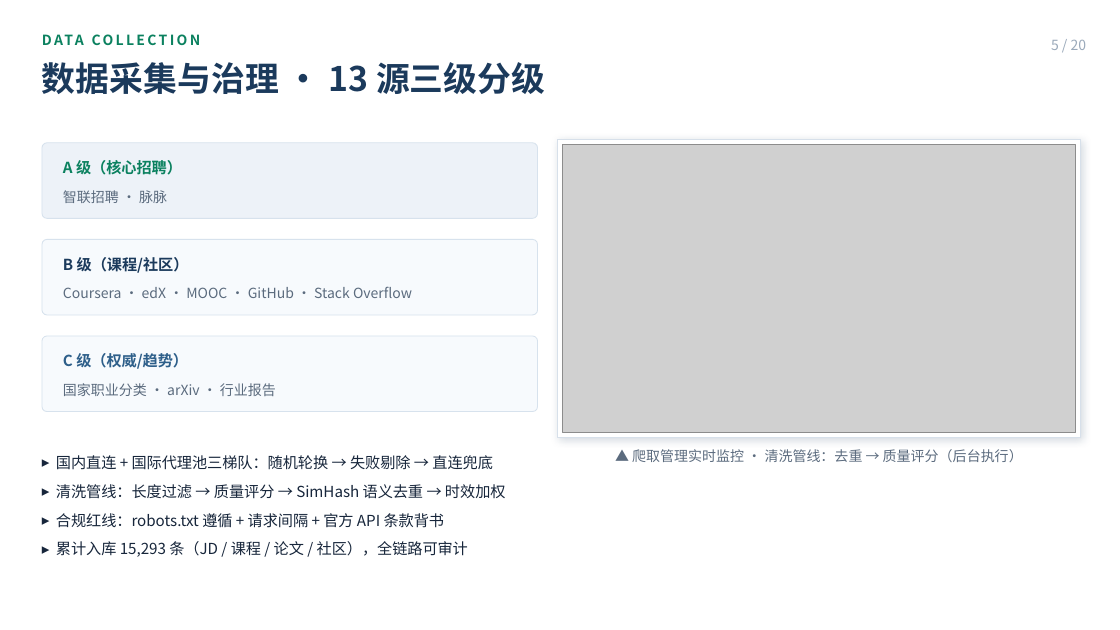
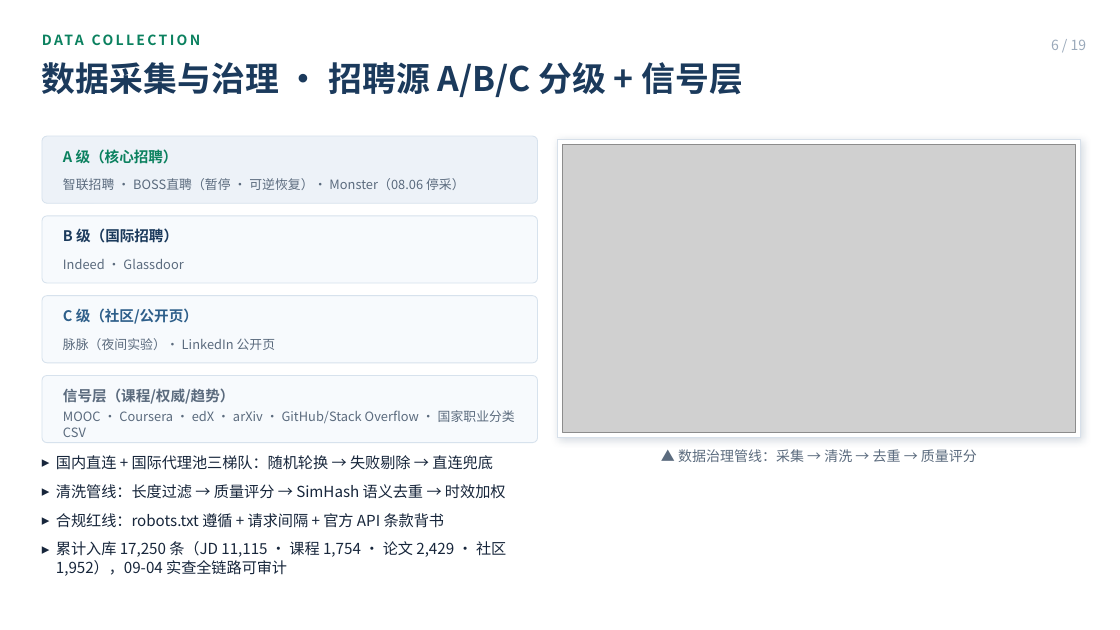
Before and after one commit to Sanksu/zhigang-compass, a slide deck: slide 6 of docs/m5/智岗罗盘_答辩PPT_终稿.pptx (slide 5 before the commit). Drawn at 1120x630 pixels with LibreOffice and Linux fonts; fonts in the diff are those of the drawing; grey boxes stand for pictures. Boxes give left, top, right and bottom in pixels: in the first picture for what was removed or moved away, otherwise in the second. Text is boxed around its words. In the diff, an @@ line names an element or a change of style, - is before the commit and + after.

Commit message:
docs(m5): PPT 对齐 0904 实查口径并移除首页/尾页底图
- 核查 LEARNABLE_VIA 学时甘特口径、三视图配图与数据规模页，改为对齐实查结果
- 移除团队分工与项目里程碑页
- 新增全流程链路页与 LLM 自动治理+人工审核说明
- 删除首页/尾页底图及遮罩，深底页改纯色背景；techstack/portrait 以既有图占位
- 重建 19 页 pptx 产物

```diff
--- a/docs/m5/智岗罗盘_答辩PPT_终稿.pptx
+++ b/docs/m5/智岗罗盘_答辩PPT_终稿.pptx
@@ text at bbox=[1051, 40, 1087, 50]: text changed @@
-5 / 20
+6 / 19
@@ text at bbox=[42, 62, 742, 97]: text changed @@
-数据采集与治理 · 13 源三级分级
+数据采集与治理 · 招聘源 A/B/C 分级 + 信号层
@@ rounded rectangle: place and size @@
-rounded rectangle at bbox=[42, 143, 538, 218]
+rounded rectangle at bbox=[42, 136, 538, 203]
@@ text "A 级（核心招聘）": place and size @@
-text "A 级（核心招聘）" at bbox=[63, 160, 182, 175]
+text "A 级（核心招聘）" at bbox=[63, 149, 178, 164]
@@ text "A 级（核心招聘）" at bbox=[63, 149, 178, 164]: size 13 to 12.5 pt @@
@@ text at bbox=[63, 178, 465, 190]: text changed; size 12 to 11 pt @@
-智联招聘 · 脉脉
+智联招聘 · BOSS直聘（暂停 · 可逆恢复）· Monster（08.06 停采）
@@ rounded rectangle: place and size @@
-rounded rectangle at bbox=[42, 239, 538, 315]
+rounded rectangle at bbox=[42, 216, 538, 283]
@@ text added at bbox=[63, 228, 178, 243], 12.5 pt, text #1B3A5C, bold @@
+B 级（国际招聘）
@@ text added at bbox=[63, 259, 183, 269], 11 pt, text #5B6B7E @@
+Indeed · Glassdoor
@@ rounded rectangle added at bbox=[42, 296, 538, 363], fill #F7FAFD, outline #D7E2ED 0.75 pt @@
@@ text removed at bbox=[63, 286, 412, 298] @@
-Coursera · edX · MOOC · GitHub · Stack Overflow
@@ text at bbox=[63, 308, 198, 324]: text changed; size 13 to 12.5 pt; text colour #1B3A5C to #2E5F8A @@
-B 级（课程/社区）
+C 级（社区/公开页）
@@ text added at bbox=[63, 338, 276, 350], 11 pt, text #5B6B7E @@
+脉脉（夜间实验）· LinkedIn 公开页
@@ proportions changed in 3 elements at bbox=[42, 136, 538, 203], bbox=[42, 216, 538, 283], bbox=[42, 376, 538, 443] @@
@@ rounded rectangle: place and size @@
-rounded rectangle at bbox=[42, 336, 538, 412]
+rounded rectangle at bbox=[42, 376, 538, 443]
@@ text at bbox=[63, 388, 234, 404]: text changed; size 13 to 12.5 pt; text colour #2E5F8A to #5B6B7E @@
-C 级（权威/趋势）
+信号层（课程/权威/趋势）
@@ text at bbox=[63, 410, 515, 437]: text changed; size 12 to 11 pt @@
-国家职业分类 · arXiv · 行业报告
+MOOC · Coursera · edX · arXiv · GitHub/Stack Overflow · 国家职业分类 CSV
@@ text at bbox=[678, 449, 977, 462]: text changed @@
-▲ 爬取管理实时监控 · 清洗管线：去重 → 质量评分（后台执行）
+▲ 数据治理管线：采集 → 清洗 → 去重 → 质量评分
@@ text at bbox=[56, 541, 506, 576]: text changed @@
-▸ 累计入库 15,293 条（JD / 课程 / 论文 / 社区），全链路可审计
+▸ 累计入库 17,250 条（JD 11,115 · 课程 1,754 · 论文 2,429 · 社区 1,952），09-04 实查全链路可审计
```
Also in this commit, not shown: 17 other slides changed, 1 slide added, 2 slides removed, 5 other files.
